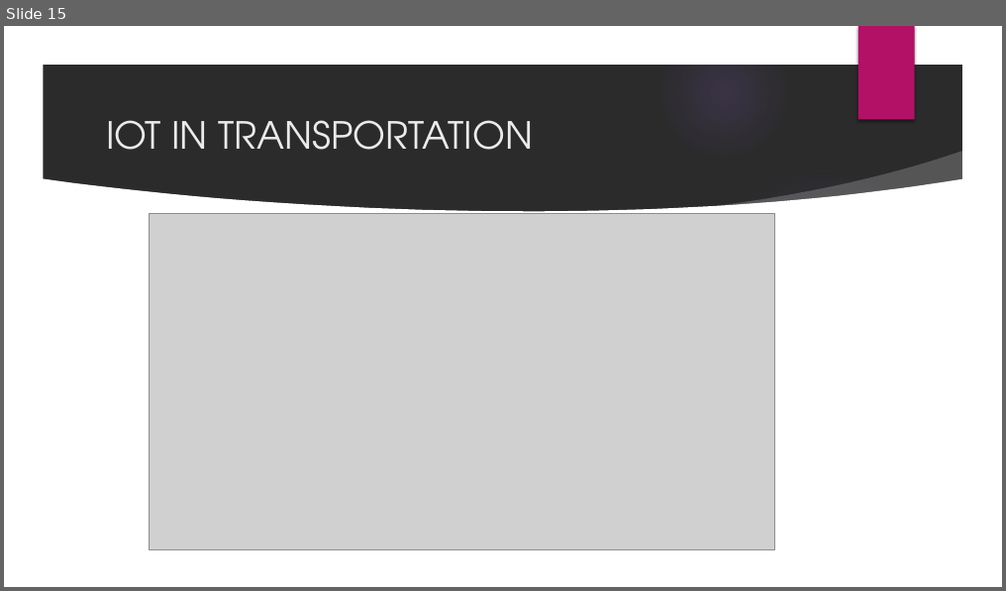
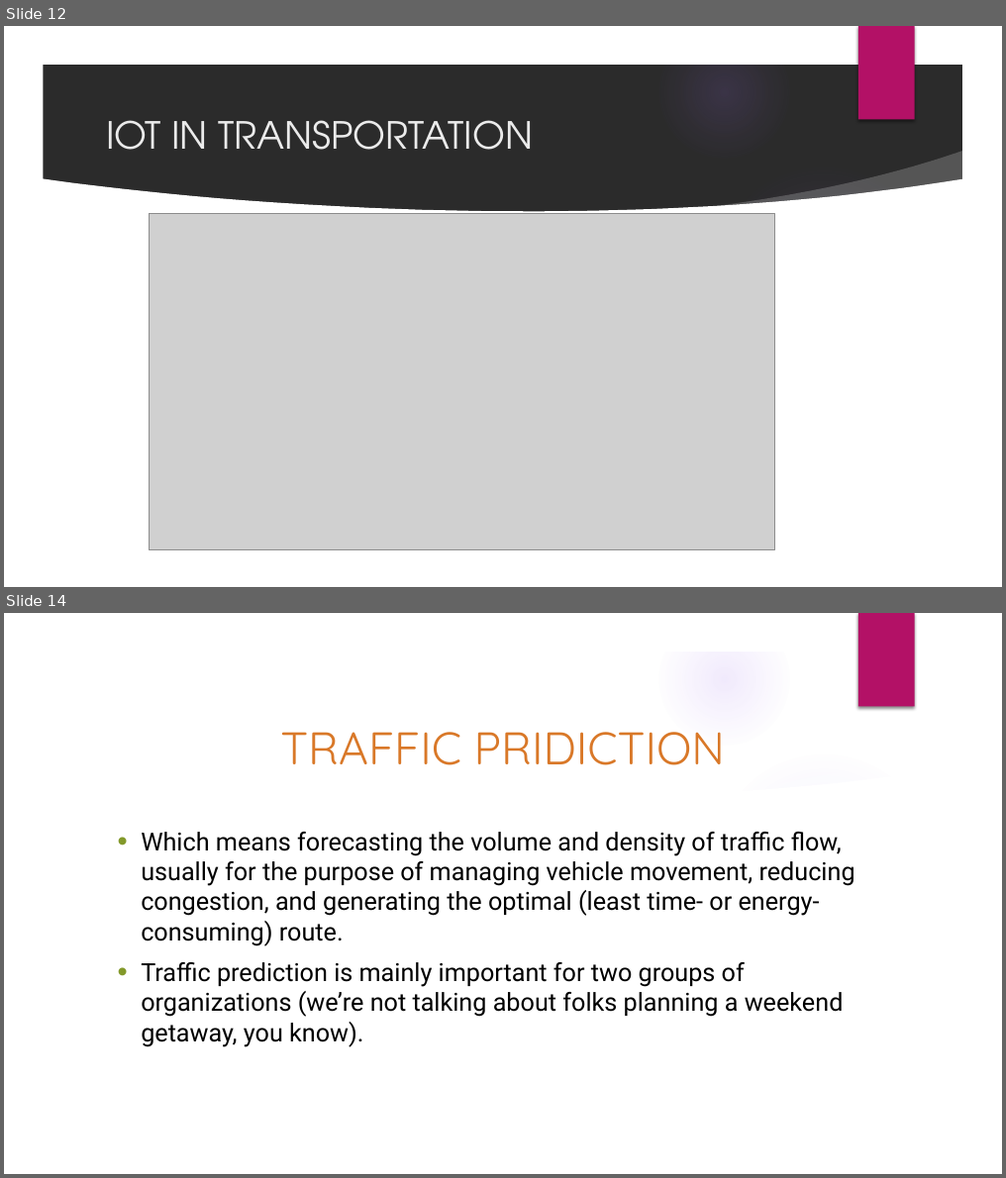
Before and after one commit to Kani-mozhi3/IOT-project, a slide deck: IOT project.pptx. Shown one above the other, each under a label of ours: slide 15 before the commit, slides 12 and 14 after it; the slides between them are not shown. The pictures are 1006x591 and 1006x1178 pixels, drawn with LibreOffice and Linux fonts; fonts in the diff are those of the drawing; grey boxes stand for pictures; background and template pictures are left out; a plain dark background stands for a picture behind light text. Boxes give left, top, right and bottom in pixels: in the first picture for what was removed or moved away, otherwise in the second. Text is boxed around its words. In the diff, an @@ line names an element or a change of style, - is before the commit and + after.

```diff
--- a/IOT project.pptx
+++ b/IOT project.pptx
@@ slide 14 added at bbox=[4, 613, 1002, 1174], background picture (left out); not listed: 9 template elements that a slide beside it also shows @@
@@ text added at bbox=[280, 732, 725, 765], 44 pt, text #D97828 @@
+TRAFFIC PRIDICTION
@@ text added at bbox=[141, 832, 855, 1048], 24 pt, text #000000 @@
+• Which means forecasting the volume and density of traffic flow, usually for the purpose of managing vehicle movement, reducing congestion, and generating the optimal (least time- or energy-consuming) route.
+• Traffic prediction is mainly important for two groups of organizations (we’re not talking about folks planning a weekend getaway, you know).
@@ what was slide 15 is now slide 12 @@
```
Also in this commit, not shown: 6 slides changed, 36 other slides added, 3 slides removed.
